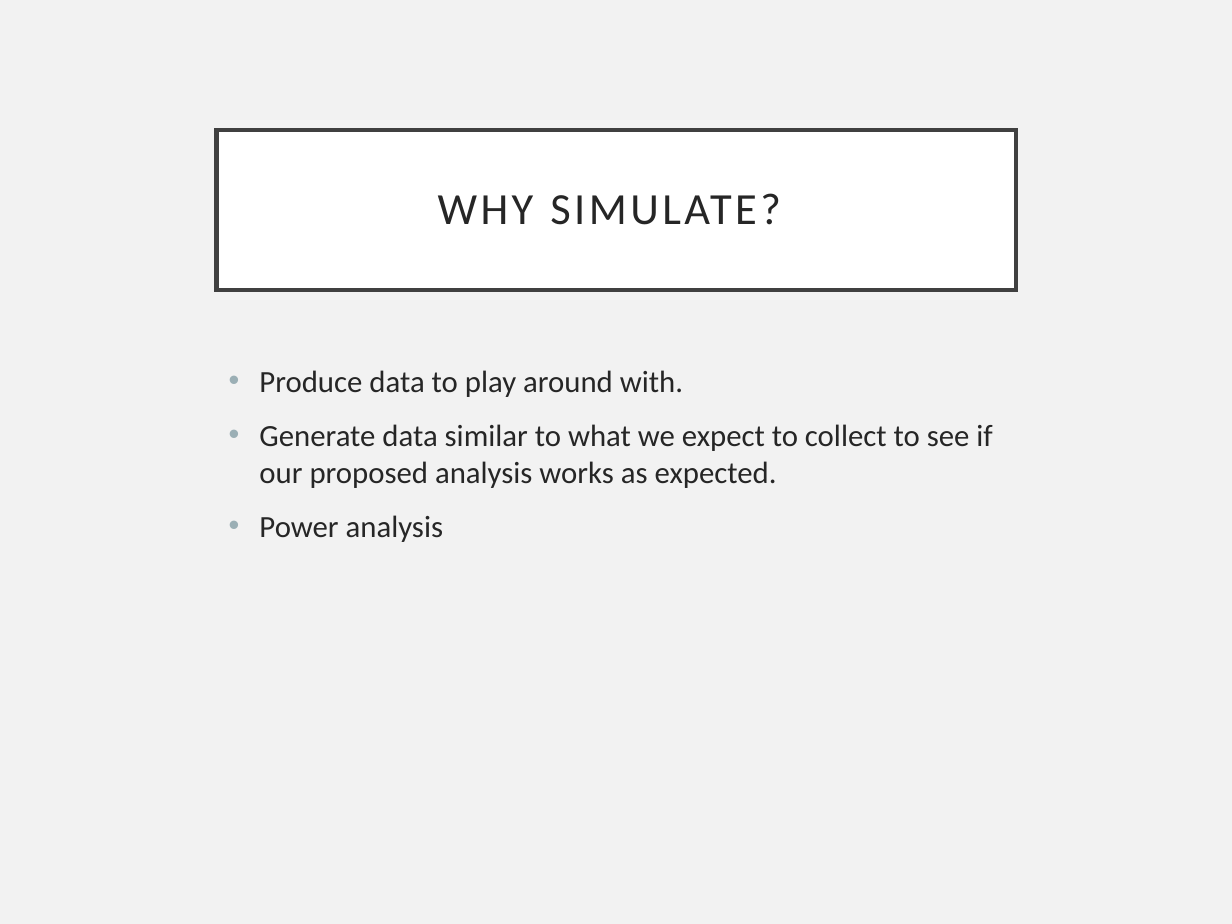
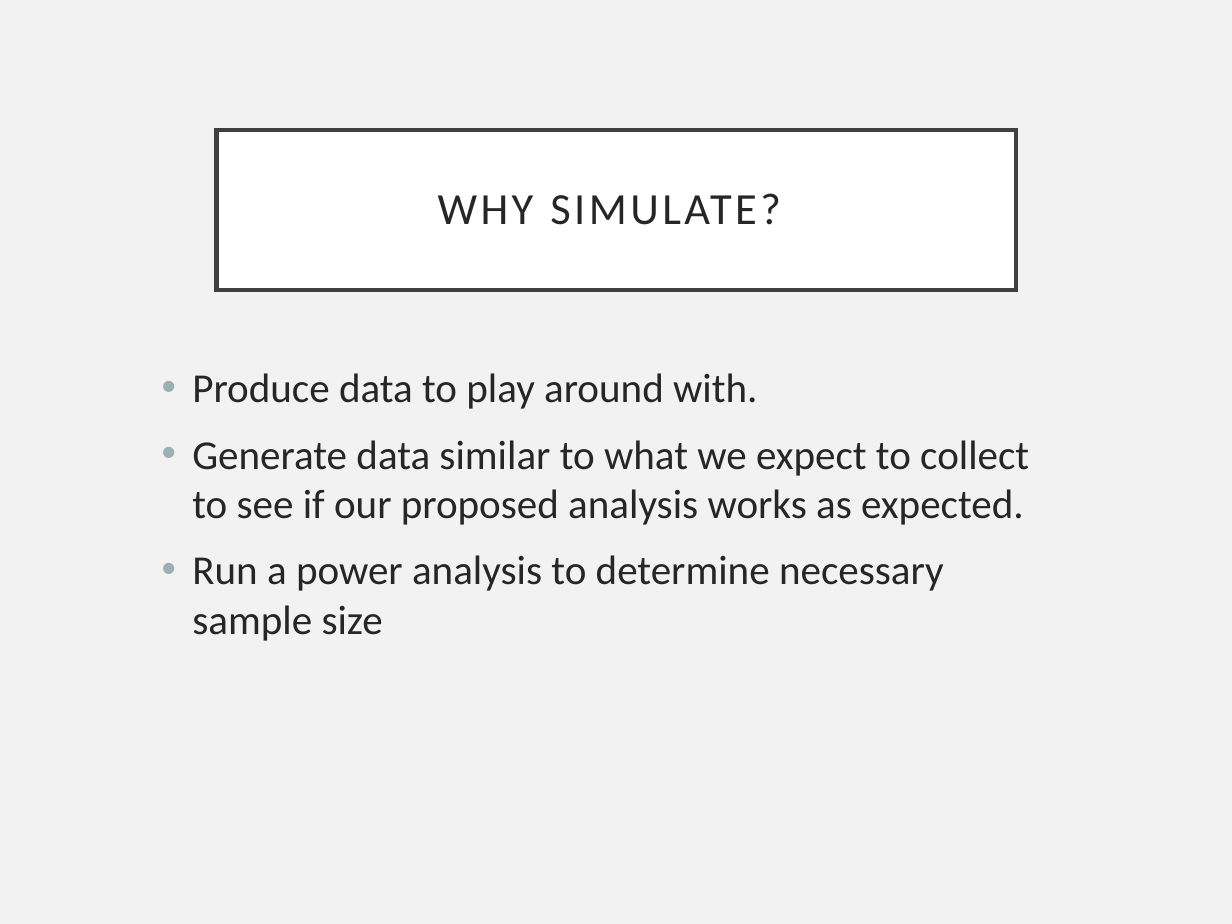
Before and after one commit to EEOB590A-Data-Science-in-R-Fall2021/CourseMaterials, a slide deck: slide 2 of 5. Simulating Data/SimulatingData.pptx. Drawn at 1232x924 pixels with LibreOffice and Linux fonts; fonts in the diff are those of the drawing. Boxes give left, top, right and bottom in pixels: in the first picture for what was removed or moved away, otherwise in the second. Text is boxed around its words. In the diff, an @@ line names an element or a change of style, - is before the commit and + after.

```diff
--- a/5. Simulating Data/SimulatingData.pptx
+++ b/5. Simulating Data/SimulatingData.pptx
@@ text "Produce data to play around ...": place and size @@
-text "Produce data to play around ..." at [259, 370, 992, 542]
+text "Produce data to play around ..." at [192, 373, 1029, 641]
@@ text at [192, 373, 1029, 525]: size 18 to 24 pt in "Produce data to play around with.", "Generate data similar to what we expect ..." @@
@@ text at [192, 555, 944, 641]: text changed; size 18 to 24 pt @@
-• Power analysis
+• Run a power analysis to determine necessary sample size
```
Also in this commit, not shown: 9 other slides changed, 4 slides added, 2 other files.
